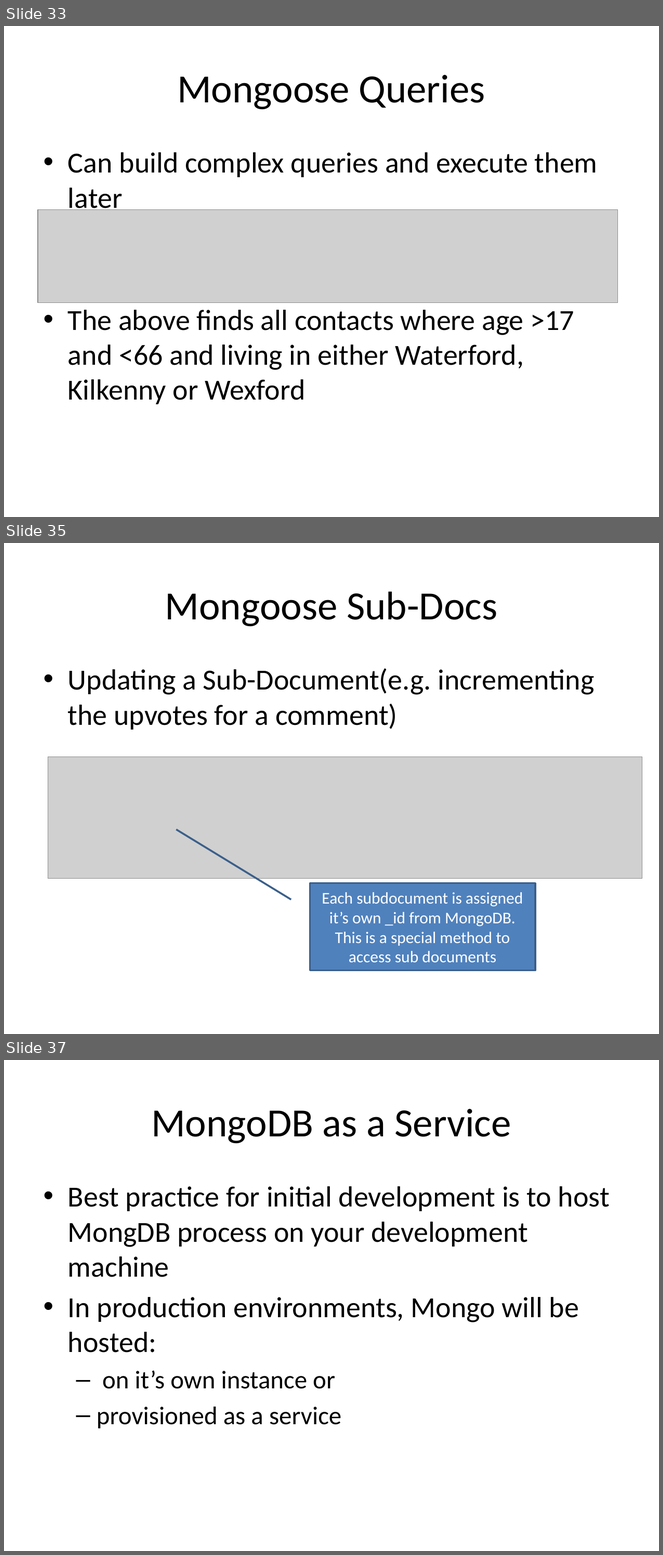
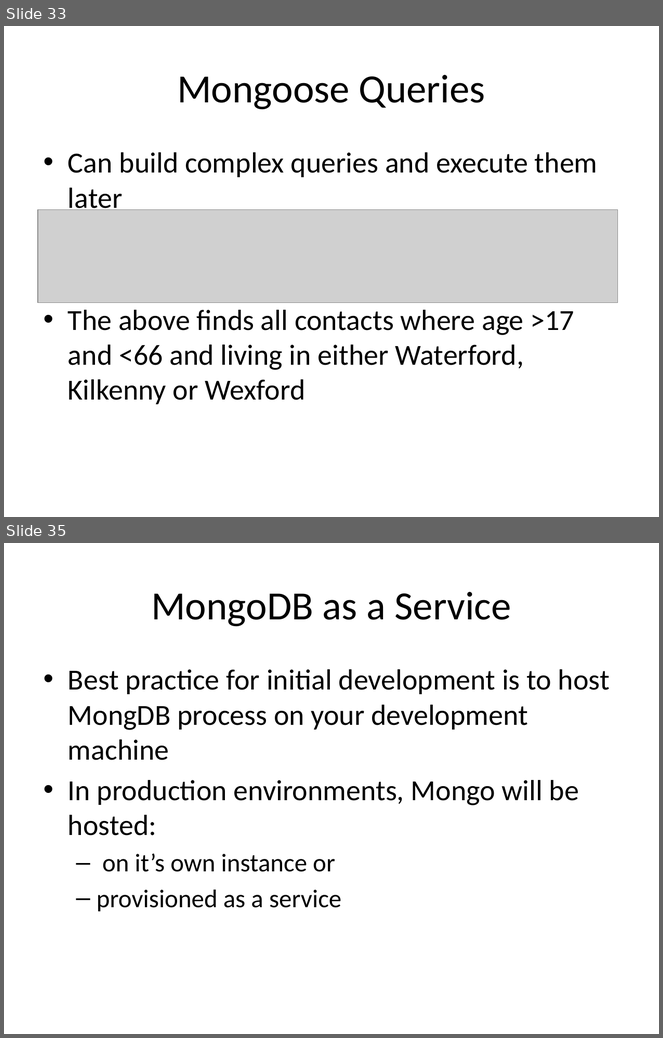
Before and after one commit to diarmuidoconnor/ict-2021, a slide deck: topic10/talk-1/mongoDB.pptx. Shown one above the other, each under a label of ours: slides 33, 35 and 37 before the commit, slides 33 and 35 after it; the slides between them are not shown. The pictures are 663x1555 and 663x1038 pixels, drawn with LibreOffice and Linux fonts; fonts in the diff are those of the drawing; grey boxes stand for pictures. Boxes give left, top, right and bottom in pixels: in the first picture for what was removed or moved away, otherwise in the second. Text is boxed around its words. In the diff, an @@ line names an element or a change of style, - is before the commit and + after.

```diff
--- a/topic10/talk-1/mongoDB.pptx
+++ b/topic10/talk-1/mongoDB.pptx
@@ slide 35 removed at (x1=4, y1=543, x2=659, y2=1034), background #FFFFFF @@
@@ title removed at (x1=165, y1=591, x2=497, y2=627) @@
-Mongoose Sub-Docs
@@ text removed at (x1=68, y1=668, x2=595, y2=730) @@
-• Updating a Sub-Document(e.g. incrementing the upvotes for a comment)
@@ picture removed at (x1=48, y1=757, x2=642, y2=878) @@
@@ border callout removed at (x1=310, y1=884, x2=535, y2=971) @@
-Each subdocument is assigned it’s own _id from MongoDB. This is a special method to access sub documents
@@ what was slide 37 is now slide 35 @@
```
Also in this commit, not shown: 8 slides changed, 1 other slide removed, 7 other files.
